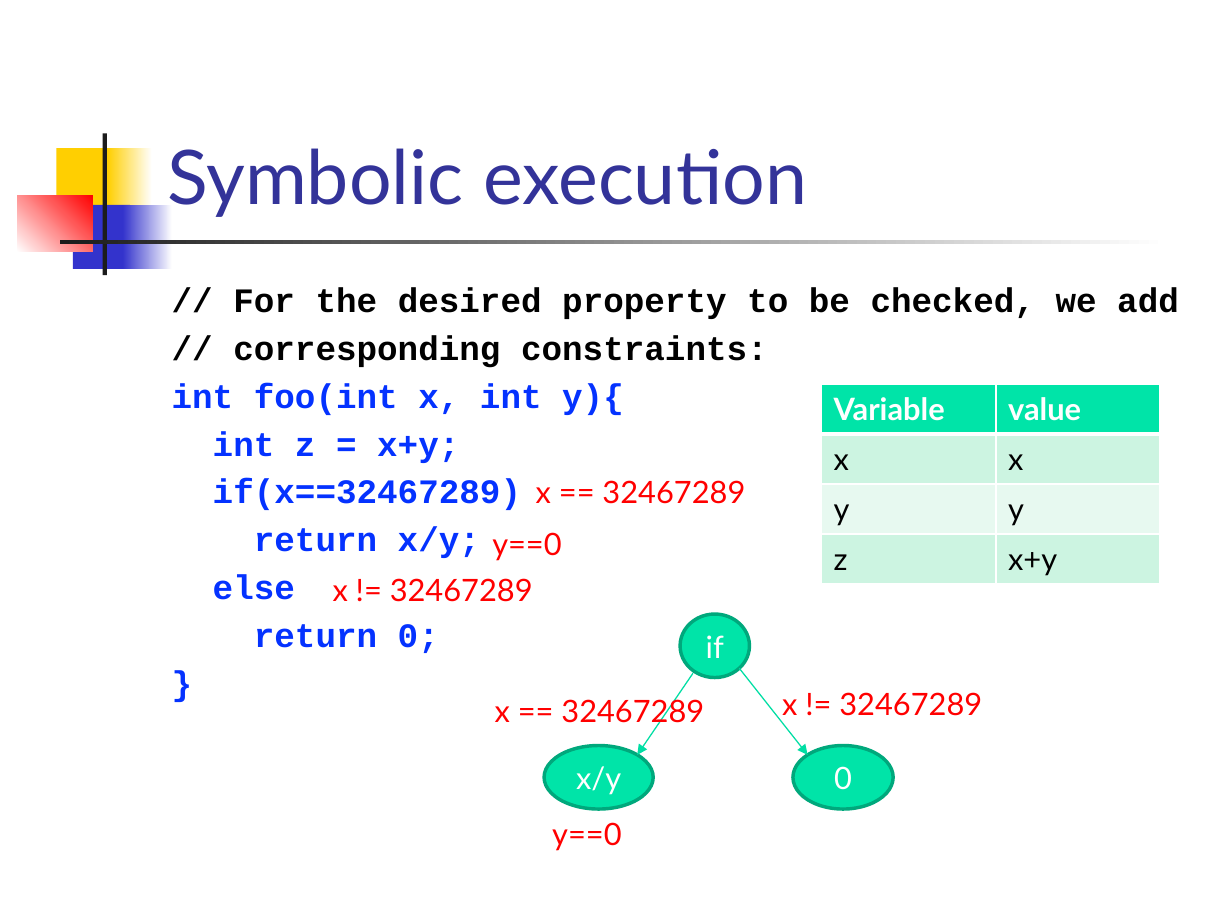
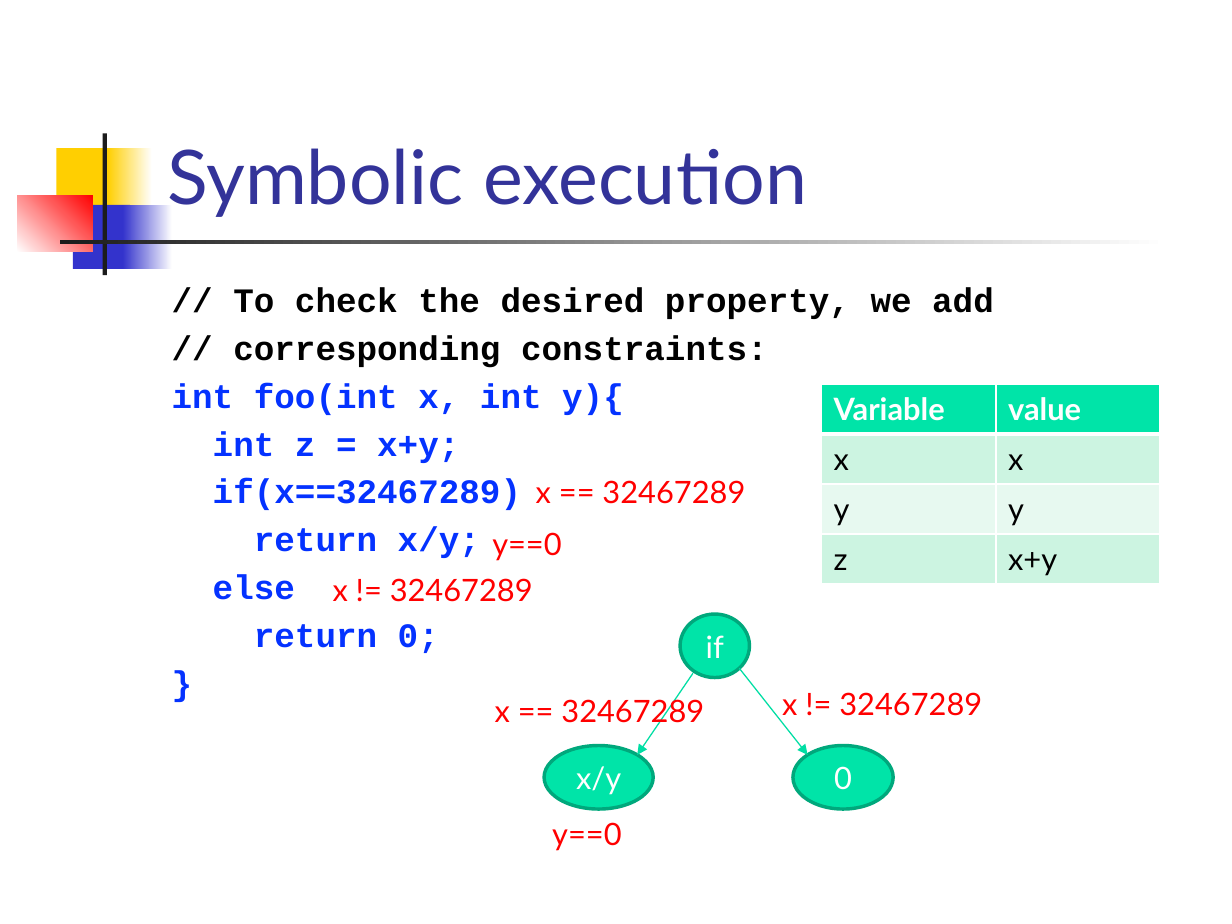
Before and after one commit to csslab-ustc/csslab-ustc.github.io, a slide deck: slide 12 of courses/theory/slides/lec17-symexec.pptx. Drawn at 1232x924 pixels with LibreOffice and Linux fonts; fonts in the diff are those of the drawing. Boxes give left, top, right and bottom in pixels: in the first picture for what was removed or moved away, otherwise in the second. Text is boxed around its words. In the diff, an @@ line names an element or a change of style, - is before the commit and + after.

```diff
--- a/courses/theory/slides/lec17-symexec.pptx
+++ b/courses/theory/slides/lec17-symexec.pptx
@@ text at [233,287,994,319]: text changed @@
-// For the desired property to be checked, we add
+// To check the desired property, we add
```
Also in this commit, not shown: 12 other slides changed, 14 slides added.
